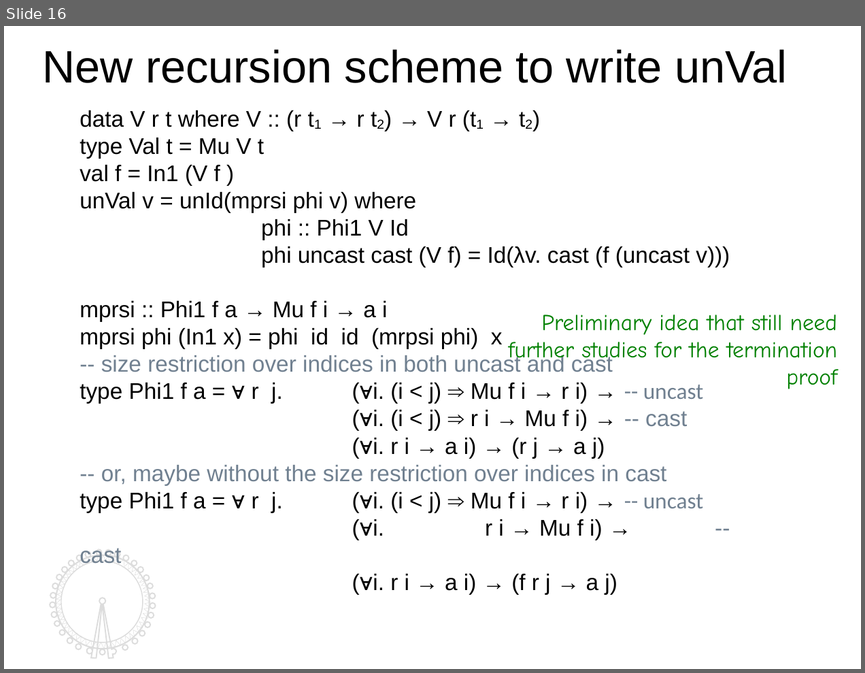
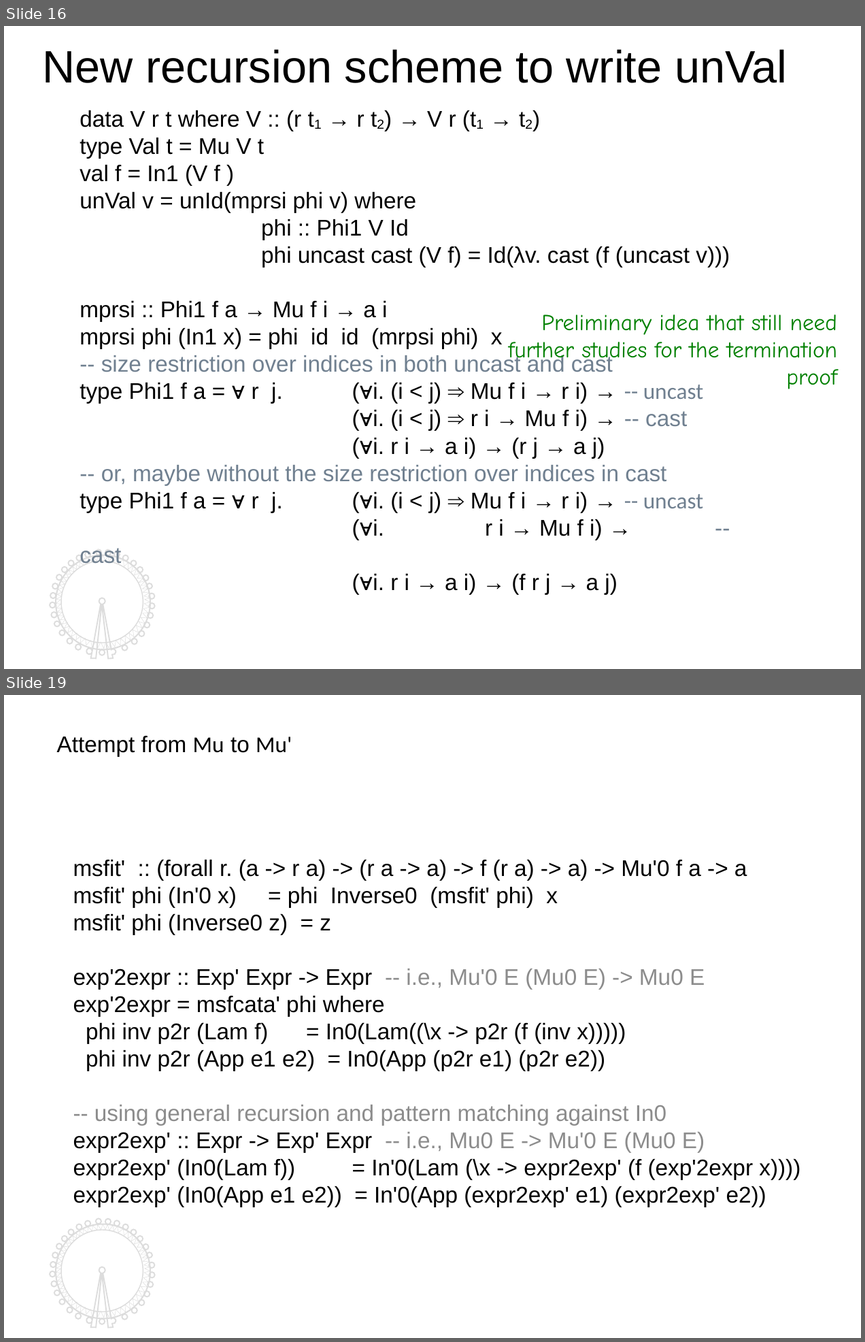
Before and after one commit to kyagrd/nax, a slide deck: trunk/draft/TYPES13/ppt/myslide.odp. Shown one above the other, each under a label of ours: slide 16 before the commit, slides 16 and 19 after it; the slides between them are not shown. The pictures are 865x673 and 865x1342 pixels, drawn with LibreOffice and Linux fonts; fonts in the diff are those of the drawing. Boxes give left, top, right and bottom in pixels: in the first picture for what was removed or moved away, otherwise in the second. Text is boxed around its words. In the diff, an @@ line names an element or a change of style, - is before the commit and + after.

```diff
--- a/trunk/draft/TYPES13/ppt/myslide.odp
+++ b/trunk/draft/TYPES13/ppt/myslide.odp
@@ slide 19 added at (x1=4, y1=695, x2=861, y2=1338), background #FFFFFF; not listed: 4 template elements that a slide beside it also shows @@
@@ text added at (x1=57, y1=736, x2=292, y2=756), 18 pt, text #000000 @@
+Attempt from Mu to Mu'
@@ text added at (x1=73, y1=860, x2=800, y2=1207), 18 pt, text #000000 @@
+msfit' :: (forall r. (a -> r a) -> (r a -> a) -> f (r a) -> a) -> Mu'0 f a -> a
+msfit' phi (In'0 x) = phi Inverse0 (msfit' phi) x
+msfit' phi (Inverse0 z) = z
+exp'2expr :: Exp' Expr -> Expr -- i.e., Mu'0 E (Mu0 E) -> Mu0 E
+exp'2expr = msfcata' phi where
+phi inv p2r (Lam f) = In0(Lam((\x -> p2r (f (inv x)))))
+phi inv p2r (App e1 e2) = In0(App (p2r e1) (p2r e2))
+-- using general recursion and pattern matching against In0
+expr2exp' :: Expr -> Exp' Expr -- i.e., Mu0 E -> Mu'0 E (Mu0 E)
+expr2exp' (In0(Lam f)) = In'0(Lam (\x -> expr2exp' (f (exp'2expr x))))
+expr2exp' (In0(App e1 e2)) = In'0(App (expr2exp' e1) (expr2exp' e2))
@@ slide 16 changed as well @@
@@ outline redrawn in 3 elements at (x1=50, y1=550, x2=155, y2=658), (x1=56, y1=555, x2=150, y2=649), (x1=56, y1=555, x2=150, y2=650) @@
```
Also in this commit, not shown: 16 other slides changed, 3 other slides added.
